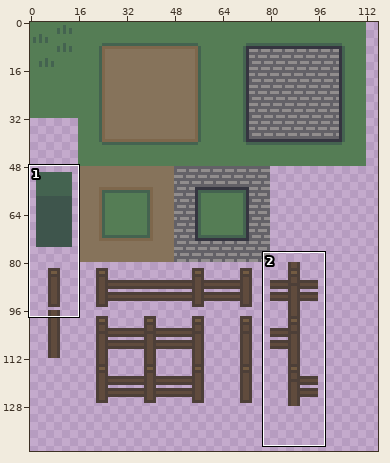
Sprite sheet, stored at Assets/Andrew_tiles-ground.png. The picture above shows the old version from afar; the outline marks the close-up.
Close-up. Before the edit:
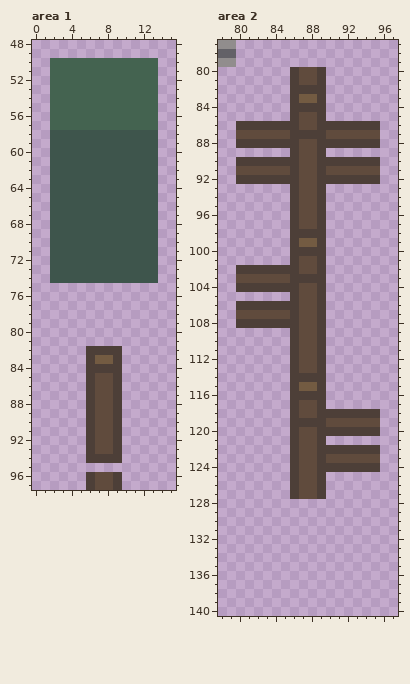
The file is 256x256 pixels. Shown: area 1: x 0..15, y 48..97; area 2: x 78..97, y 77..140. The wide view leaves out empty margins. The commit also changed other parts of the picture, which this record leaves out.
And afterwards:
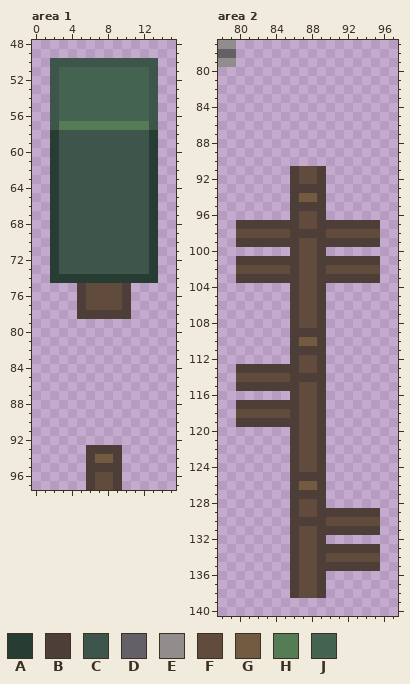
Palette (. is transparent): A #273d34  B #4d3f38  C #3e554c  D #636167  E #918d8d  F #604b3d  G #735b42  H #557d55  J #446350
The edit:
--- area 1
@@ x 0..15 @@
 49 ................
-50 ..JJJJJJJJJJJJ..
-51 ..JJJJJJJJJJJJ..
-52 ..JJJJJJJJJJJJ..
-53 ..JJJJJJJJJJJJ..
-54 ..JJJJJJJJJJJJ..
-55 ..JJJJJJJJJJJJ..
-56 ..JJJJJJJJJJJJ..
-57 ..JJJJJJJJJJJJ..
-58 ..CCCCCCCCCCCC..
-59 ..CCCCCCCCCCCC..
-60 ..CCCCCCCCCCCC..
-61 ..CCCCCCCCCCCC..
-62 ..CCCCCCCCCCCC..
-63 ..CCCCCCCCCCCC..
-64 ..CCCCCCCCCCCC..
-65 ..CCCCCCCCCCCC..
-66 ..CCCCCCCCCCCC..
-67 ..CCCCCCCCCCCC..
-68 ..CCCCCCCCCCCC..
-69 ..CCCCCCCCCCCC..
-70 ..CCCCCCCCCCCC..
-71 ..CCCCCCCCCCCC..
-72 ..CCCCCCCCCCCC..
-73 ..CCCCCCCCCCCC..
-74 ..CCCCCCCCCCCC..
-75 ................
-76 ................
-77 ................
-78 ................
+50 ..CCCCCCCCCCCC..
+51 ..CJJJJJJJJJJC..
+52 ..CJJJJJJJJJJC..
+53 ..CJJJJJJJJJJC..
+54 ..CJJJJJJJJJJC..
+55 ..CJJJJJJJJJJC..
+56 ..CJJJJJJJJJJC..
+57 ..CHHHHHHHHHHC..
+58 ..ACCCCCCCCCCA..
+59 ..ACCCCCCCCCCA..
+60 ..ACCCCCCCCCCA..
+61 ..ACCCCCCCCCCA..
+62 ..ACCCCCCCCCCA..
+63 ..ACCCCCCCCCCA..
+64 ..ACCCCCCCCCCA..
+65 ..ACCCCCCCCCCA..
+66 ..ACCCCCCCCCCA..
+67 ..ACCCCCCCCCCA..
+68 ..ACCCCCCCCCCA..
+69 ..ACCCCCCCCCCA..
+70 ..ACCCCCCCCCCA..
+71 ..ACCCCCCCCCCA..
+72 ..ACCCCCCCCCCA..
+73 ..ACCCCCCCCCCA..
+74 ..AAAAAAAAAAAA..
+75 .....BFFFFB.....
+76 .....BFFFFB.....
+77 .....BFFFFB.....
+78 .....BBBBBB.....
 79 ................
@@ x 4..11 @@
 81 ........
-82 ..BBBB..
-83 ..BGGB..
-84 ..BBBB..
-85 ..BFFB..
-86 ..BFFB..
-87 ..BFFB..
-88 ..BFFB..
-89 ..BFFB..
-90 ..BFFB..
-91 ..BFFB..
-92 ..BFFB..
-93 ..BFFB..
-94 ..BBBB..
-95 ........
+82 ........
+83 ........
+84 ........
+85 ........
+86 ........
+87 ........
+88 ........
+89 ........
+90 ........
+91 ........
+92 ........
+93 ..BBBB..
+94 ..BGGB..
+95 ..BBBB..
 96 ..BFFB..
--- area 2
@@ x 78..97 @@
  79 EE..................
- 80 ........BFFB........
- 81 ........BFFB........
- 82 ........BBBB........
- 83 ........BGGB........
- 84 ........BBBB........
- 85 ........BFFB........
- 86 ..BBBBBBBFFBBBBBBB..
- 87 ..FFFFFFBBBBFFFFFF..
- 88 ..BBBBBBBFFBBBBBBB..
- 89 ........BFFB........
- 90 ..BBBBBBBFFBBBBBBB..
- 91 ..FFFFFFBFFBFFFFFF..
- 92 ..BBBBBBBFFBBBBBBB..
- 93 ........BFFB........
- 94 ........BFFB........
- 95 ........BFFB........
+ 80 ....................
+ 81 ....................
+ 82 ....................
+ 83 ....................
+ 84 ....................
+ 85 ....................
+ 86 ....................
+ 87 ....................
+ 88 ....................
+ 89 ....................
+ 90 ....................
+ 91 ........BFFB........
+ 92 ........BFFB........
+ 93 ........BBBB........
+ 94 ........BGGB........
+ 95 ........BBBB........
  96 ........BFFB........
- 97 ........BFFB........
- 98 ........BBBB........
- 99 ........BGGB........
-100 ........BBBB........
-101 ........BFFB........
-102 ..BBBBBBBFFB........
-103 ..FFFFFFBBBB........
-104 ..BBBBBBBFFB........
+ 97 ..BBBBBBBFFBBBBBBB..
+ 98 ..FFFFFFBBBBFFFFFF..
+ 99 ..BBBBBBBFFBBBBBBB..
+100 ........BFFB........
+101 ..BBBBBBBFFBBBBBBB..
+102 ..FFFFFFBFFBFFFFFF..
+103 ..BBBBBBBFFBBBBBBB..
+104 ........BFFB........
 105 ........BFFB........
-106 ..BBBBBBBFFB........
-107 ..FFFFFFBFFB........
-108 ..BBBBBBBFFB........
-109 ........BFFB........
-110 ........BFFB........
-111 ........BFFB........
+106 ........BFFB........
+107 ........BFFB........
+108 ........BFFB........
+109 ........BBBB........
+110 ........BGGB........
+111 ........BBBB........
 112 ........BFFB........
-113 ........BFFB........
-114 ........BBBB........
-115 ........BGGB........
-116 ........BBBB........
-117 ........BFFB........
-118 ........BFFBBBBBBB..
-119 ........BBBBFFFFFF..
-120 ........BFFBBBBBBB..
+113 ..BBBBBBBFFB........
+114 ..FFFFFFBBBB........
+115 ..BBBBBBBFFB........
+116 ........BFFB........
+117 ..BBBBBBBFFB........
+118 ..FFFFFFBFFB........
+119 ..BBBBBBBFFB........
+120 ........BFFB........
 121 ........BFFB........
-122 ........BFFBBBBBBB..
-123 ........BFFBFFFFFF..
-124 ........BFFBBBBBBB..
-125 ........BFFB........
-126 ........BFFB........
-127 ........BFFB........
-128 ....................
-129 ....................
-130 ....................
-131 ....................
-132 ....................
-133 ....................
-134 ....................
-135 ....................
-136 ....................
-137 ....................
-138 ....................
+122 ........BFFB........
+123 ........BFFB........
+124 ........BFFB........
+125 ........BBBB........
+126 ........BGGB........
+127 ........BBBB........
+128 ........BFFB........
+129 ........BFFBBBBBBB..
+130 ........BBBBFFFFFF..
+131 ........BFFBBBBBBB..
+132 ........BFFB........
+133 ........BFFBBBBBBB..
+134 ........BFFBFFFFFF..
+135 ........BFFBBBBBBB..
+136 ........BFFB........
+137 ........BFFB........
+138 ........BFFB........
 139 ....................
Pixel boxes of the changes (left, top, right, bottom) in both close-ups:
changed: (50, 58, 158, 472)
changed: (236, 67, 380, 598)
